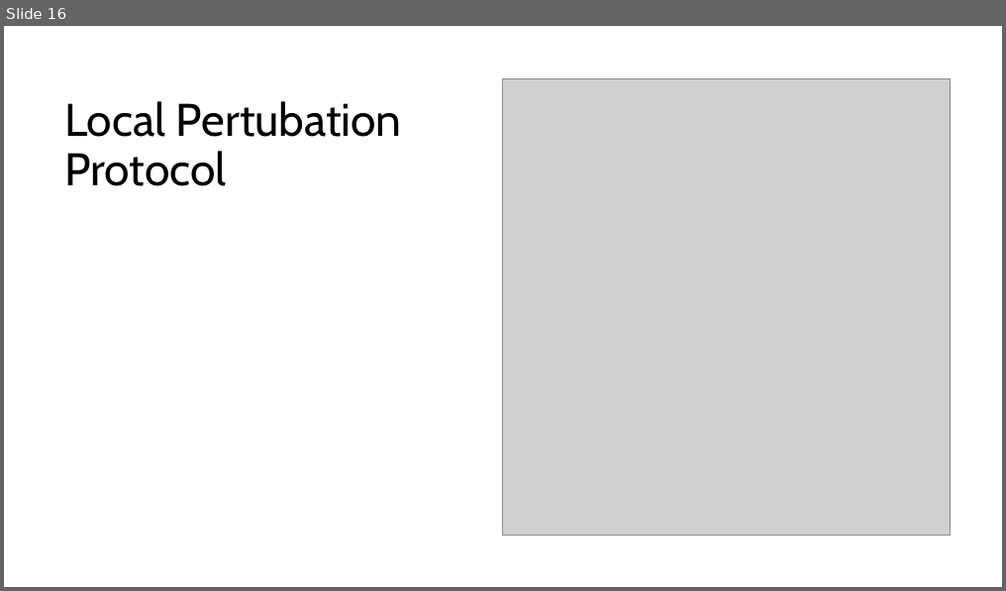
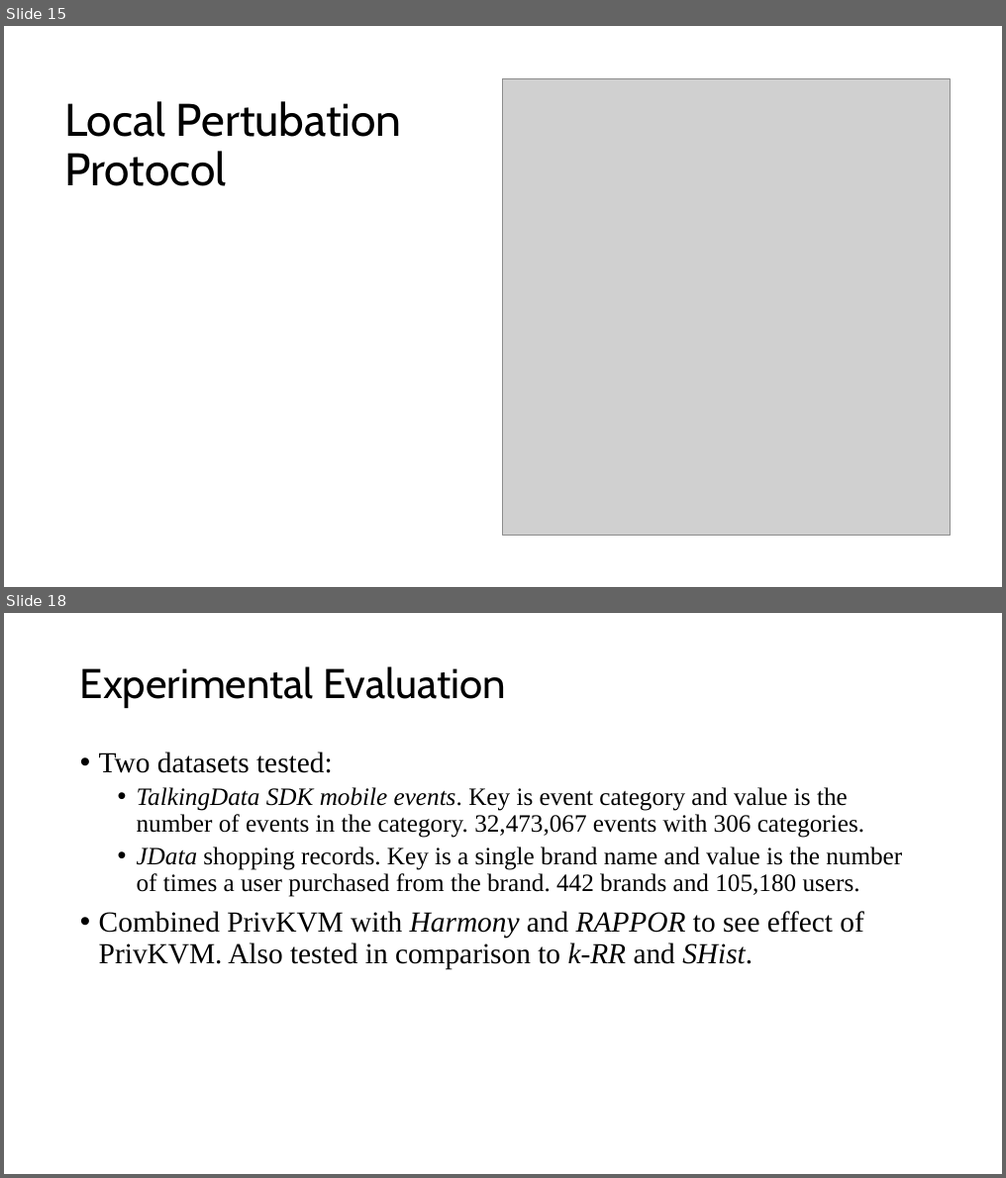
Before and after one commit to CodeFluent/Notes, a slide deck: CS-6223/hw/Grad_Project/Final Documents/PrivKV Differential Privacy for Key Value Structured Data.pptx. Shown one above the other, each under a label of ours: slide 16 before the commit, slides 15 and 18 after it; the slides between them are not shown. The pictures are 1006x591 and 1006x1178 pixels, drawn with LibreOffice and Linux fonts; fonts in the diff are those of the drawing; grey boxes stand for pictures. Boxes give left, top, right and bottom in pixels: in the first picture for what was removed or moved away, otherwise in the second. Text is boxed around its words. In the diff, an @@ line names an element or a change of style, - is before the commit and + after.

```diff
--- a/CS-6223/hw/Grad_Project/Final Documents/PrivKV Differential Privacy for Key Value Structured Data.pptx
+++ b/CS-6223/hw/Grad_Project/Final Documents/PrivKV Differential Privacy for Key Value Structured Data.pptx
@@ slide 18 added at <box>4,613,1002,1174</box>, background #FFFFFF @@
@@ title added at <box>80,666,505,708</box>, 40 pt, text #000000 @@
+Experimental Evaluation
@@ text added at <box>99,752,902,969</box>, 24 pt, text #000000 @@
+• Two datasets tested:
+  • TalkingData SDK mobile events. Key is event category and value is the number of events in the category. 32,473,067 events with 306 categories.
+  • JData shopping records. Key is a single brand name and value is the number of times a user purchased from the brand. 442 brands and 105,180 users.
+• Combined PrivKVM with Harmony and RAPPOR to see effect of PrivKVM. Also tested in comparison to k-RR and SHist.
@@ what was slide 16 is now slide 15 @@
```
Also in this commit, not shown: 1 slide changed, 4 other slides added, 1 slide removed.
